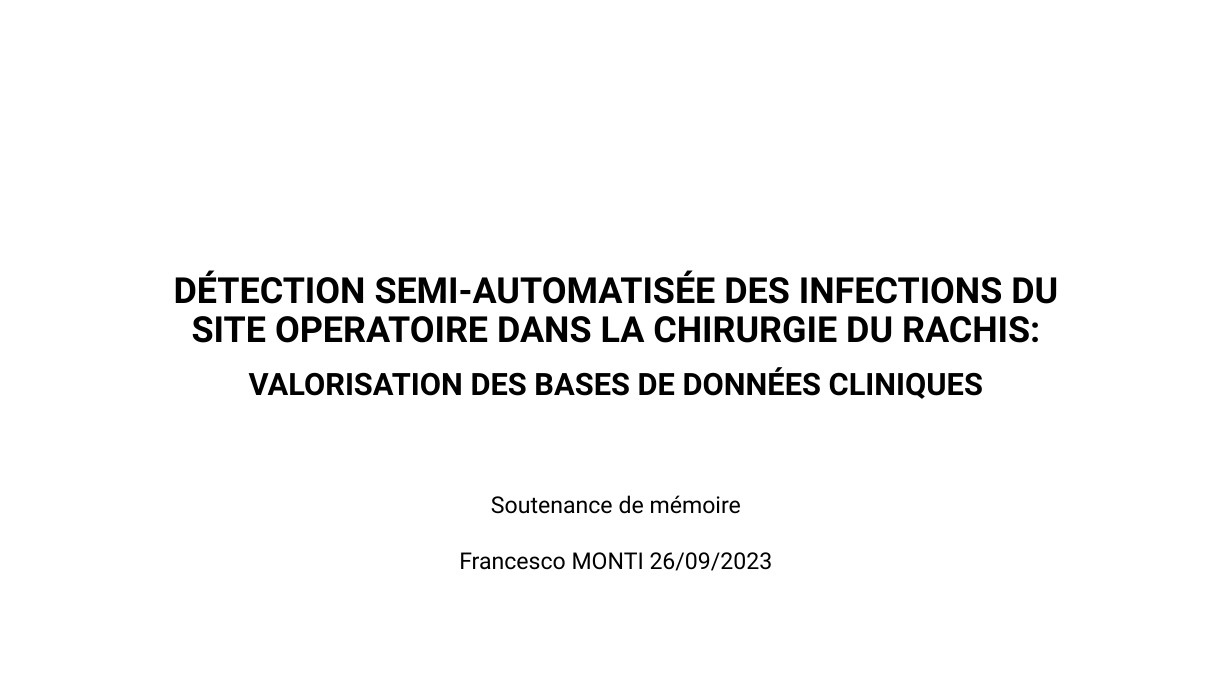
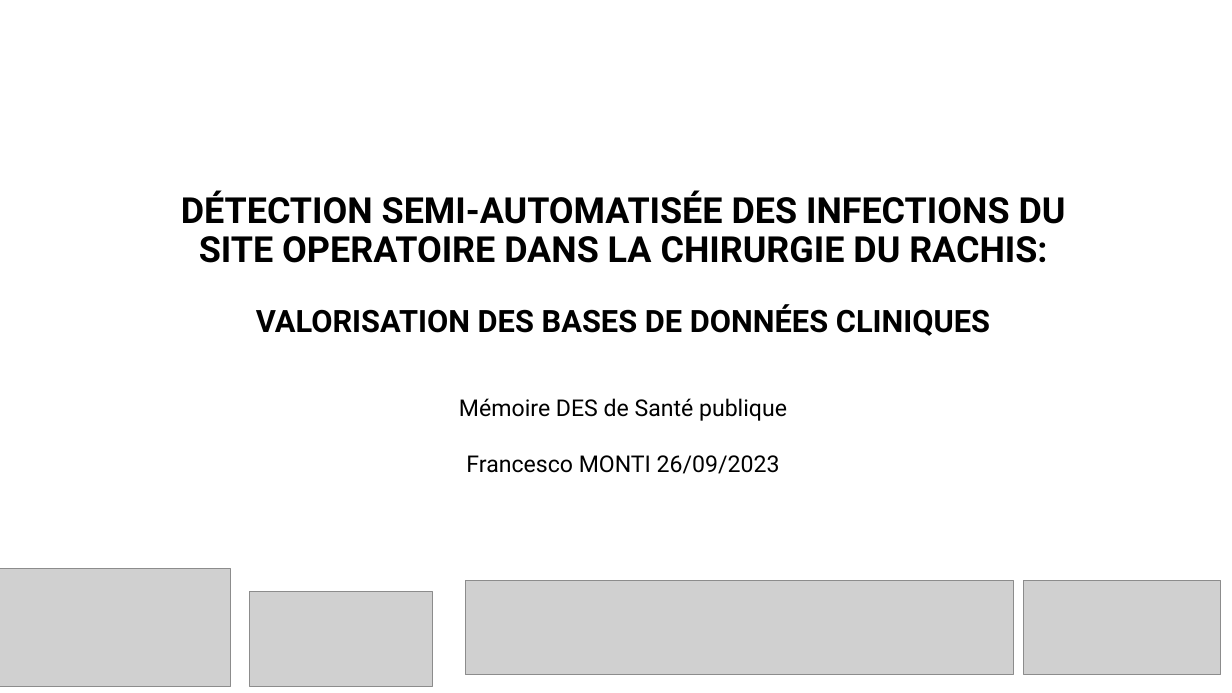
Before and after one commit to FrancescoMonti-source/theses_internes, a slide deck: slide 1 of memoire/reports/DÉTECTION SEMI-AUTOMATISÉE DES INFECTIONS POST-OPÉRATOIRES.pptx. Drawn at 1232x693 pixels with LibreOffice and Linux fonts; fonts in the diff are those of the drawing; grey boxes stand for pictures. Boxes give left, top, right and bottom in pixels: in the first picture for what was removed or moved away, otherwise in the second. Text is boxed around its words. In the diff, an @@ line names an element or a change of style, - is before the commit and + after.

```diff
--- a/memoire/reports/DÉTECTION SEMI-AUTOMATISÉE DES INFECTIONS POST-OPÉRATOIRES.pptx
+++ b/memoire/reports/DÉTECTION SEMI-AUTOMATISÉE DES INFECTIONS POST-OPÉRATOIRES.pptx
@@ title "DÉTECTION SEMI-AUTOMATISÉE DES INFECTIONS DU ..." moved from (x1=174, y1=270, x2=1058, y2=343) to (x1=181, y1=190, x2=1066, y2=263) @@
@@ subtitle "VALORISATION DES BASES DE DONNÉES ..." moved from (x1=249, y1=367, x2=983, y2=399) to (x1=256, y1=304, x2=990, y2=336) @@
@@ text "Mémoire DES de Santé publique" moved from (x1=459, y1=495, x2=773, y2=571) to (x1=459, y1=398, x2=787, y2=474) @@
@@ text at (x1=459, y1=398, x2=787, y2=421): text changed @@
-Soutenance de mémoire
+Mémoire DES de Santé publique
@@ picture added at (x1=0, y1=569, x2=231, y2=687) @@
@@ picture added at (x1=250, y1=592, x2=433, y2=686) @@
@@ picture added at (x1=465, y1=580, x2=1013, y2=675) @@
@@ picture added at (x1=1024, y1=580, x2=1221, y2=675) @@
```
Also in this commit, not shown: 7 other slides changed, 1 slide added, 1 slide removed.
